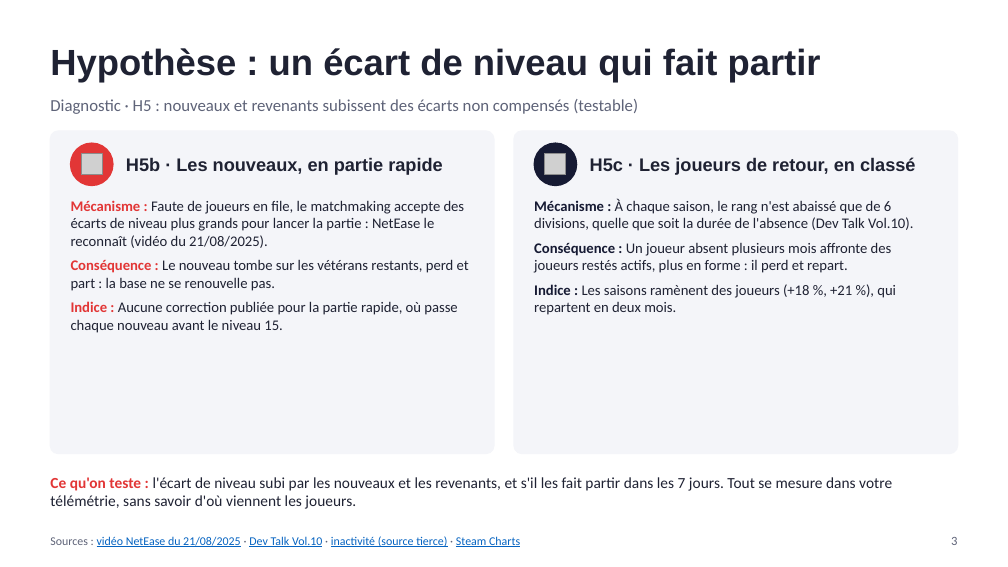
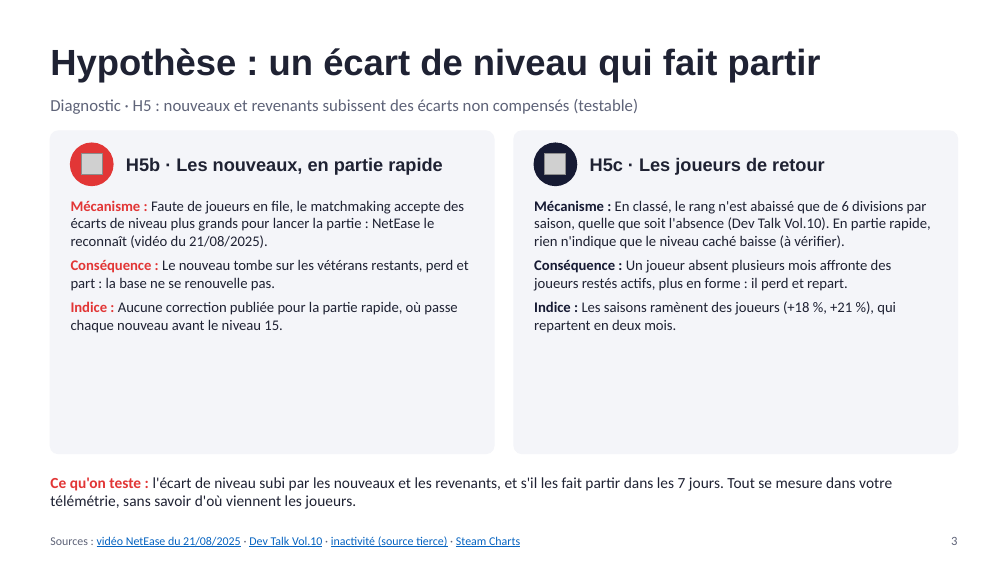
Before and after one commit to noeantoniov1-crypto/SOCIO, a slide deck: slide 3 of docs/presentation/pitch_marvel_rivals_netease.pptx. Drawn at 1008x567 pixels with LibreOffice and Linux fonts; fonts in the diff are those of the drawing; grey boxes stand for pictures. Boxes give left, top, right and bottom in pixels: in the first picture for what was removed or moved away, otherwise in the second. Text is boxed around its words. In the diff, an @@ line names an element or a change of style, - is before the commit and + after.

```diff
--- a/docs/presentation/pitch_marvel_rivals_netease.pptx
+++ b/docs/presentation/pitch_marvel_rivals_netease.pptx
@@ text at [590, 157, 824, 175]: text changed @@
-H5c · Les joueurs de retour, en classé
+H5c · Les joueurs de retour
@@ text at [534, 200, 930, 249]: text changed @@
-Mécanisme : À chaque saison, le rang n'est abaissé que de 6 divisions, quelle que soit la durée de l'absence (Dev Talk Vol.10).
+Mécanisme : En classé, le rang n'est abaissé que de 6 divisions par saison, quelle que soit l'absence (Dev Talk Vol.10). En partie rapide, rien n'indique que le niveau caché baisse (à vérifier).
```
Also in this commit, not shown: 4 other slides changed, 1 other file.
